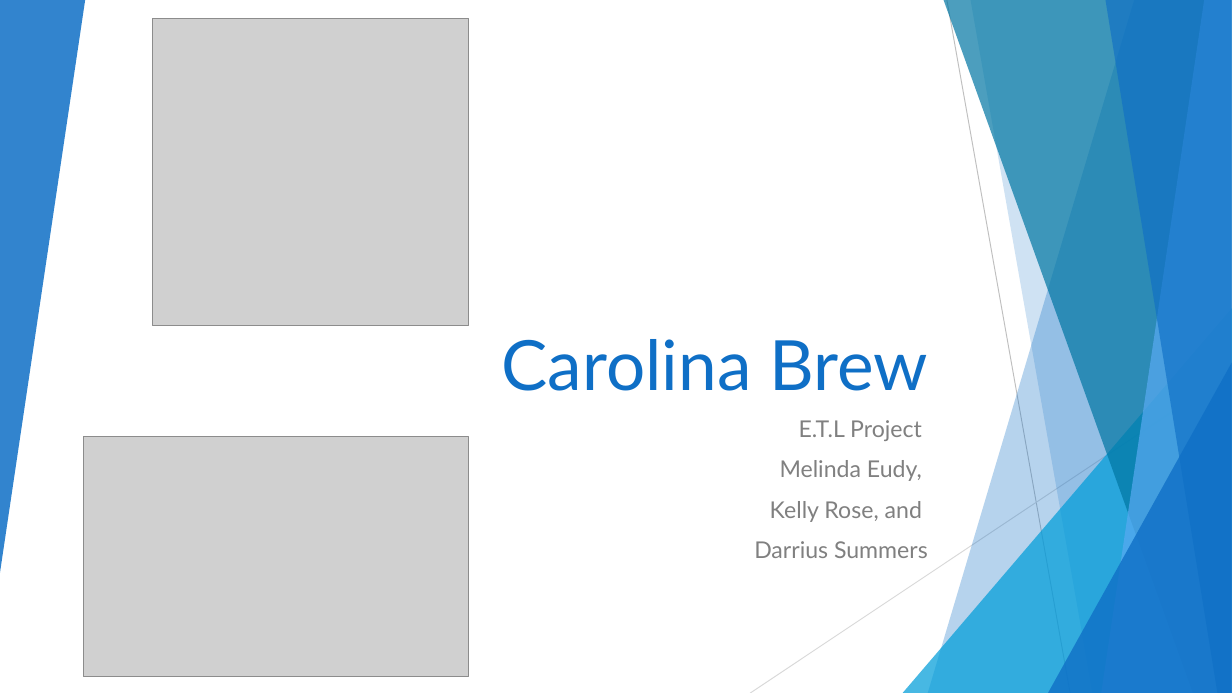
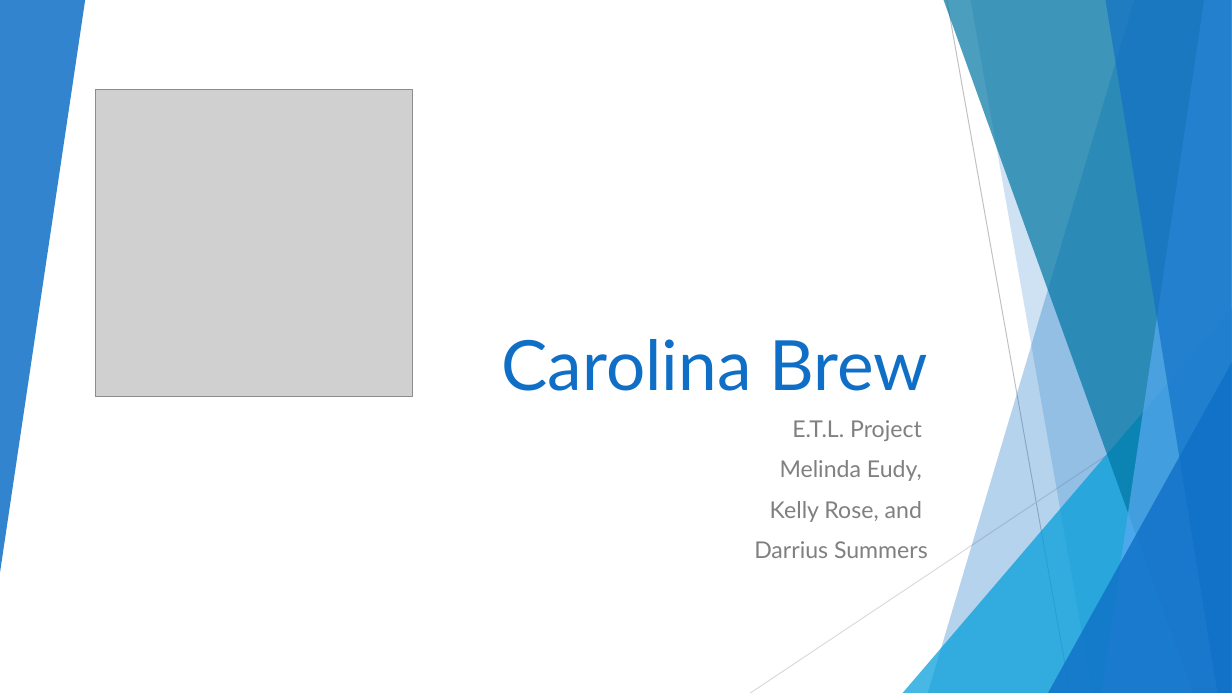
Before and after one commit to melindaeudy/ETL-Project, a slide deck: slide 1 of Carolina Brew Presentation.pptx. Drawn at 1232x693 pixels with LibreOffice and Linux fonts; fonts in the diff are those of the drawing; grey boxes stand for pictures. Boxes give left, top, right and bottom in pixels: in the first picture for what was removed or moved away, otherwise in the second. Text is boxed around its words. In the diff, an @@ line names an element or a change of style, - is before the commit and + after.

```diff
--- a/Carolina Brew Presentation.pptx
+++ b/Carolina Brew Presentation.pptx
@@ picture moved from (x1=152, y1=18, x2=470, y2=326) to (x1=96, y1=90, x2=413, y2=397) @@
@@ picture removed at (x1=83, y1=437, x2=469, y2=677) @@
@@ subtitle at (x1=792, y1=420, x2=922, y2=441): text changed @@
-E.T.L Project
+E.T.L. Project
```
Also in this commit, not shown: 8 other slides changed, 1 other file.
